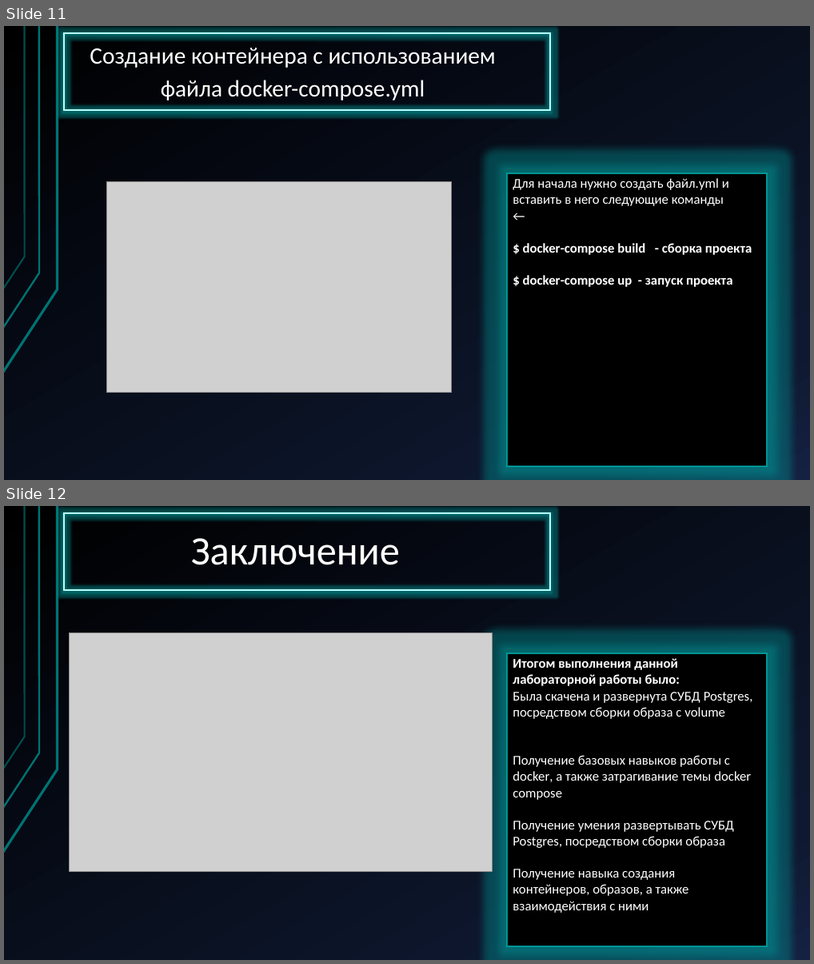
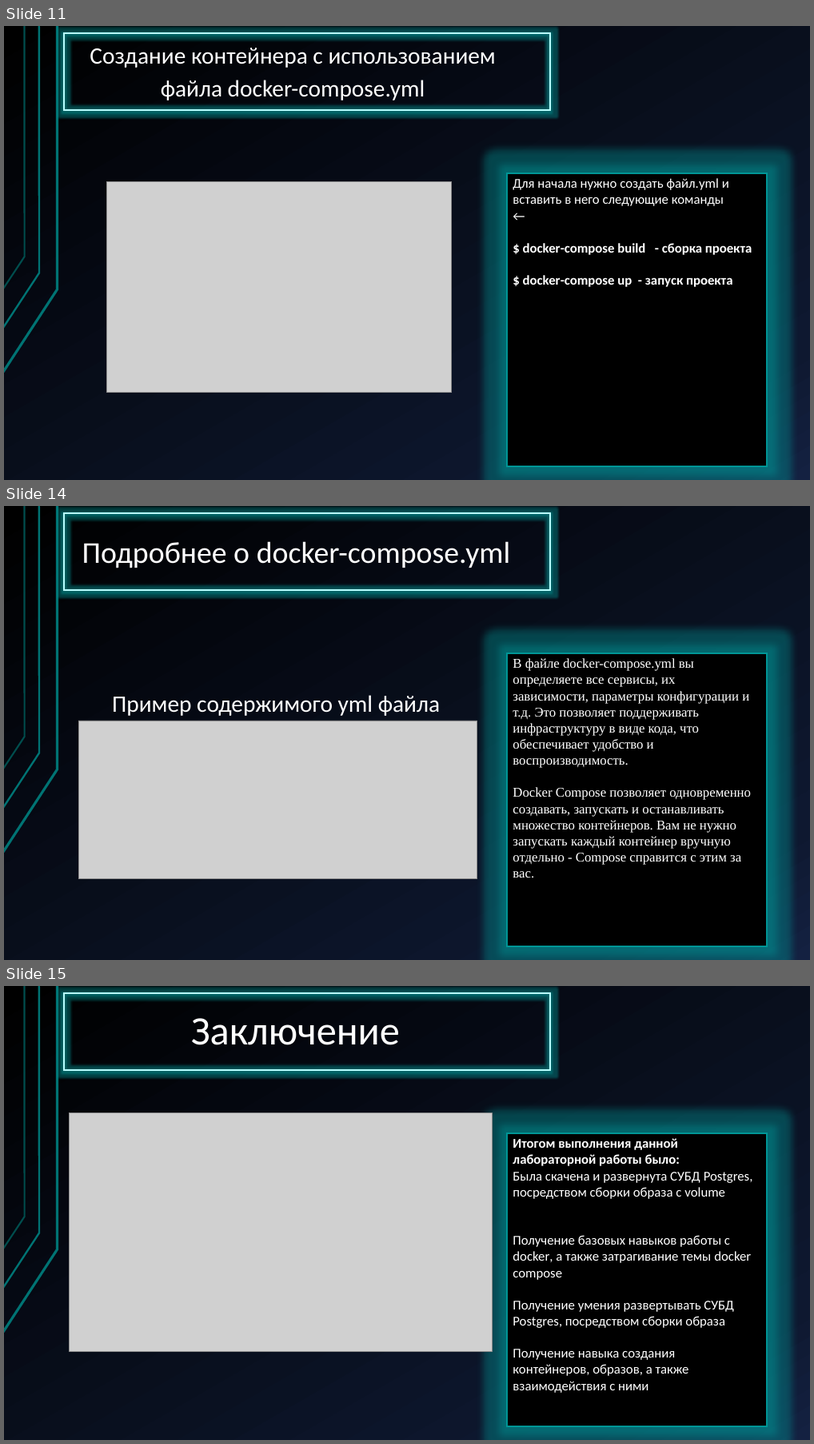
Before and after one commit to Mikegix/Laba6, a slide deck: Отчетные материалы/Выполнение лабораторной 6.pptx. Shown one above the other, each under a label of ours: slides 11 and 12 before the commit, slides 11, 14 and 15 after it; the slides between them are not shown. The pictures are 814x964 and 814x1444 pixels, drawn with LibreOffice and Linux fonts; fonts in the diff are those of the drawing; grey boxes stand for pictures. Boxes give left, top, right and bottom in pixels: in the first picture for what was removed or moved away, otherwise in the second. Text is boxed around its words. In the diff, an @@ line names an element or a change of style, - is before the commit and + after.

Commit message:
Add files via upload
Был добавлен измененный файл презентации с подробностями об docker compose

```diff
--- a/Отчетные материалы/Выполнение лабораторной 6.pptx
+++ b/Отчетные материалы/Выполнение лабораторной 6.pptx
@@ slide 14 added at box(4, 506, 810, 960), background gradient #000000 to #0F1931 to #142242; not listed: 3 template elements that a slide beside it also shows @@
@@ rectangle added at box(65, 513, 550, 589), outline #B8FFFF 2 pt @@
@@ title added at box(82, 541, 510, 568), 36 pt, text #FFFFFF @@
+Подробнее о docker-compose.yml
@@ rectangle added at box(507, 653, 767, 947), fill #000000, outline #009595 2 pt @@
@@ text added at box(513, 658, 751, 877), 16 pt, text #FFFFFF @@
+В файле docker-compose.yml вы определяете все сервисы, их зависимости, параметры конфигурации и т.д. Это позволяет поддерживать инфраструктуру в виде кода, что обеспечивает удобство и воспроизводимость.
+Docker Compose позволяет одновременно создавать, запускать и останавливать множество контейнеров. Вам не нужно запускать каждый контейнер вручную отдельно - Compose справится с этим за вас.
@@ text added at box(112, 695, 440, 716), 28 pt, text #FFFFFF @@
+Пример содержимого yml файла
@@ picture added at box(78, 720, 477, 878) @@
@@ what was slide 12 is now slide 15 @@
```
Also in this commit, not shown: 1 slide changed, 2 other slides added.
